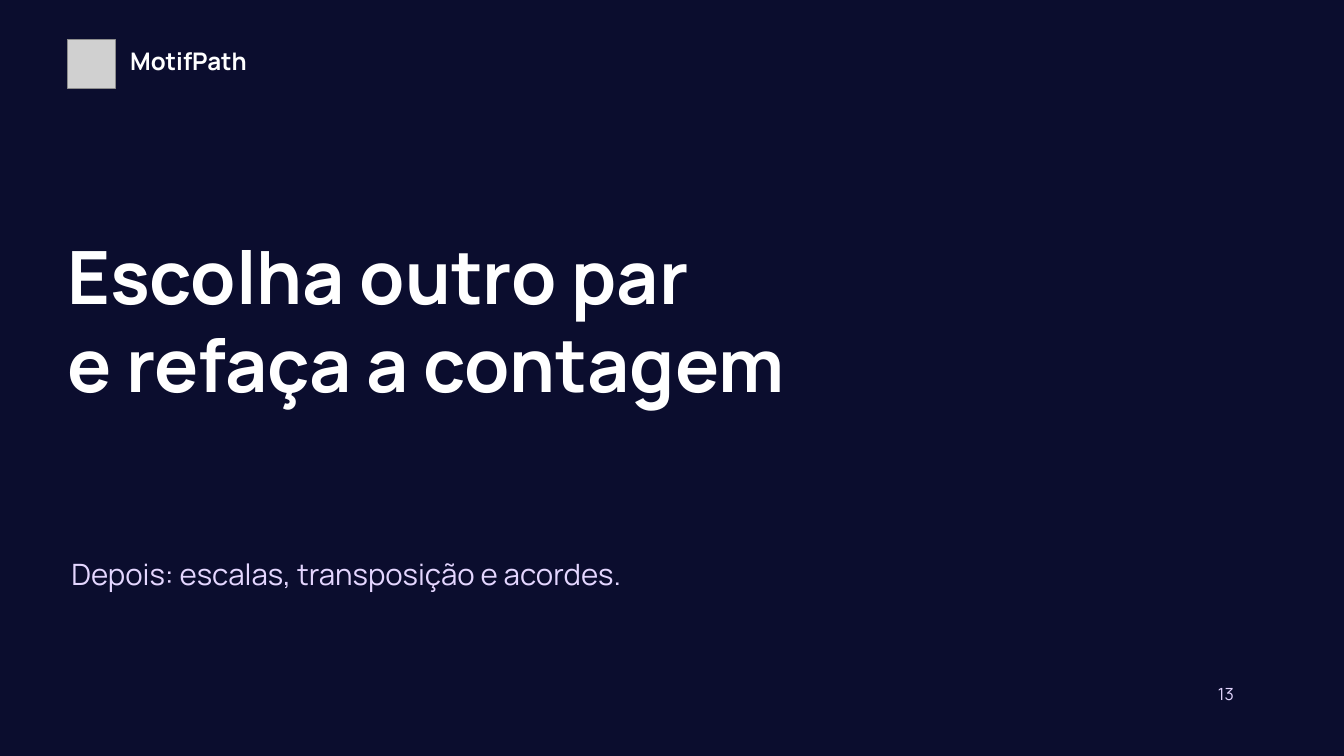
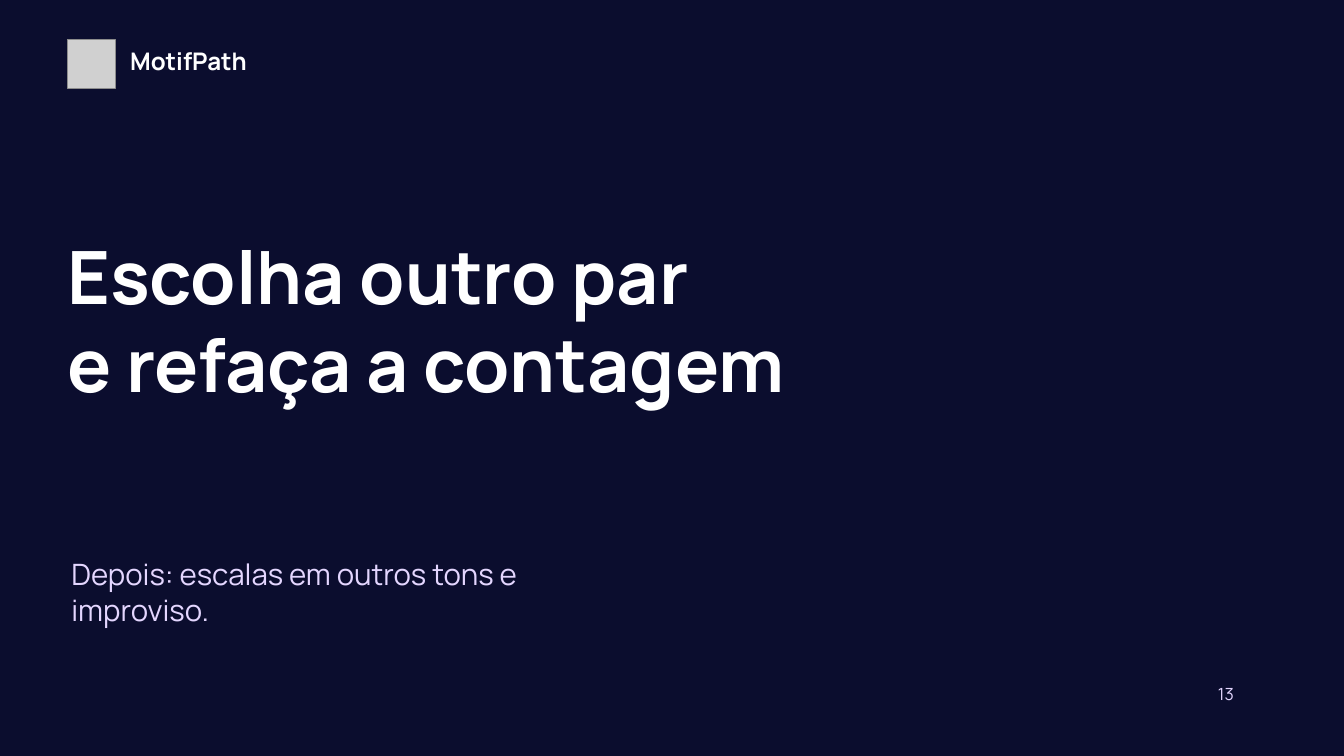
Before and after one commit to motifpath/motifpath-specs, a slide deck: slide 13 of curriculum/content/first-notes/slides/lesson-b.pt-BR.pptx. Drawn at 1344x756 pixels with LibreOffice and Linux fonts; fonts in the diff are those of the drawing; grey boxes stand for pictures; background and template pictures are left out. Boxes give left, top, right and bottom in pixels: in the first picture for what was removed or moved away, otherwise in the second. Text is boxed around its words. In the diff, an @@ line names an element or a change of style, - is before the commit and + after.

```diff
--- a/curriculum/content/first-notes/slides/lesson-b.pt-BR.pptx
+++ b/curriculum/content/first-notes/slides/lesson-b.pt-BR.pptx
@@ text at <box>71,563,517,628</box>: text changed @@
-Depois: escalas, transposição e acordes.
+Depois: escalas em outros tons e improviso.
```
Also in this commit, not shown: 5 other slides changed, 7 other files.
